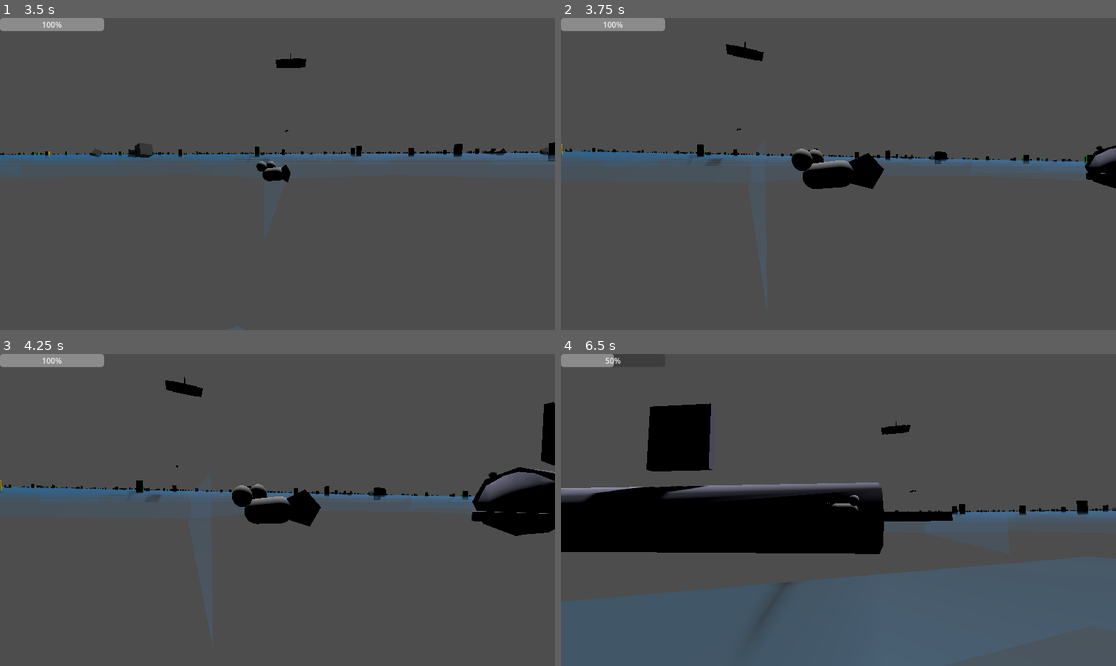
Above: before the commit, frames 1-4 (two rows, left to right).
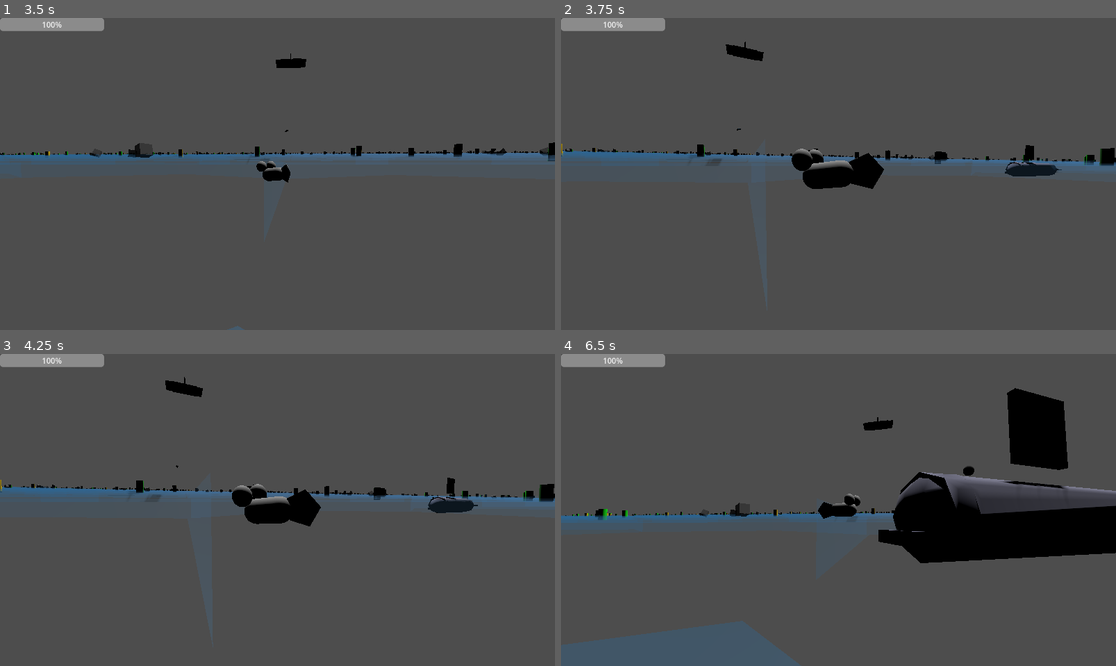
Above: after the commit, the same moments.

Repository: ruapotato/symbiotic-seas
Game: Godot game, scene res://world.tscn
The game is run twice, just before and just after one commit, with the same random seed, the same clock (stepped at 60 frames per second) and the same inputs.
Inputs (mouse positions are in pixels of both pictures, inside the frame that each line leads up to):
- Up to frame 1 (3.5 s): tap Enter (open_menu) at 0.5 s; move the mouse to (305, 174) at 0.52 s; hold Mouse wheel up (zoom_in) 0.53-1.28 s; hold W (forward) from 0.53 s (still down); move the mouse to (249, 174) at 1.27 s; tap Mouse wheel down (zoom_out) at 1.35, 2.85 s; move the mouse to (288, 167) at 2.02 s; hold Mouse wheel up (zoom_in) 2.03-2.78 s; move the mouse to (271, 180) at 2.77 s
- Up to frame 2 (3.75 s): keep holding W (forward); move the mouse to (877, 177) at 3.52 s; hold Mouse wheel up (zoom_in) from 3.53 s (still down)
- Up to frame 3 (4.25 s): keep holding W (forward); keep holding Mouse wheel up (zoom_in)
- Up to frame 4 (6.5 s): move the mouse to (794, 506) at 4.27 s; release Mouse wheel up (zoom_in) at 4.28 s; tap Mouse wheel down (zoom_out) at 4.35, 5.85 s; move the mouse to (844, 510) at 5.02 s; hold Mouse wheel up (zoom_in) 5.03-5.78 s; move the mouse to (816, 503) at 5.77 s; release W (forward) at 5.78 s; hold D (right) from 5.78 s (still down)

Frame 1 is identical in both runs. In frame 2, 0.9% of the frame differs, in the area x 79-100%, y 40-55%; in frame 3, 3.1%; in frame 4, 46%, in the area x 0-100%, y 0-100%.

Commit message:
Testing new shark logic

Diff:
--- a/eel.gd
+++ b/eel.gd
@@ -141,22 +141,20 @@
 
 func _physics_process(delta):
 	time_passed += delta
-	#print(states[current_state])
-	#print(can_lunge)
 	find_target()
-	if target:
-		match states[current_state]:
-			"CHASING":
-				chase_target(delta)
-			"LUNGING":
-				pass  # Handled in lunge_at_target()
-			"RETREATING":
-				retreat(delta)
-			"WANDERING":
-				wander(delta)
-
-		animate_body(delta)
-		animate_jaw(delta)
+
+	match states[current_state]:
+		"CHASING":
+			chase_target(delta)
+		"LUNGING":
+			pass  # Handled in lunge_at_target()
+		"RETREATING":
+			retreat(delta)
+		"WANDERING":
+			wander(delta)
+
+	animate_body(delta)
+	animate_jaw(delta)
 
 
 func chase_target(delta):
@@ -230,8 +228,10 @@
 
 func find_target():
 	var distance_to_player = global_position.distance_to(player.global_position)
-	#print(distance_to_player)
-	if distance_to_player < CHASE_RANGE and can_lunge:
+	if player.is_protected:
+		target = null
+		current_state = 3  # WANDERING
+	elif distance_to_player < CHASE_RANGE and can_lunge:
 		target = player
 		current_state = 0  # CHASING
 	elif distance_to_player < TRIGGER_RANGE:
--- a/shark_2.gd
+++ b/shark_2.gd
@@ -138,22 +138,23 @@
 	material.albedo_color = color
 	return material
 
+
 func _physics_process(delta):
 	time_passed += delta
 	find_target()
-	if target:
-		match states[current_state]:
-			"CHASING":
-				chase_target(delta)
-			"BITING":
-				pass  # Handled in bite_target()
-			"RETREATING":
-				retreat(delta)
-			"PATROLLING":
-				patrol(delta)
-
-		animate_shark(delta)
-		animate_jaw(delta)
+
+	match states[current_state]:
+		"CHASING":
+			chase_target(delta)
+		"BITING":
+			pass  # Handled in bite_target()
+		"RETREATING":
+			retreat(delta)
+		"PATROLLING":
+			patrol(delta)
+
+	animate_shark(delta)
+	animate_jaw(delta)
 
 func chase_target(delta):
 	var distance_to_target = global_position.distance_to(target.global_position)
@@ -210,7 +211,10 @@
 
 func find_target():
 	var distance_to_player = global_position.distance_to(player.global_position)
-	if distance_to_player < CHASE_RANGE and can_bite:
+	if player.is_protected:
+		target = null
+		current_state = 3  # PATROLLING
+	elif distance_to_player < CHASE_RANGE and can_bite:
 		target = player
 		current_state = 0  # CHASING
 	elif distance_to_player < TRIGGER_RANGE:
